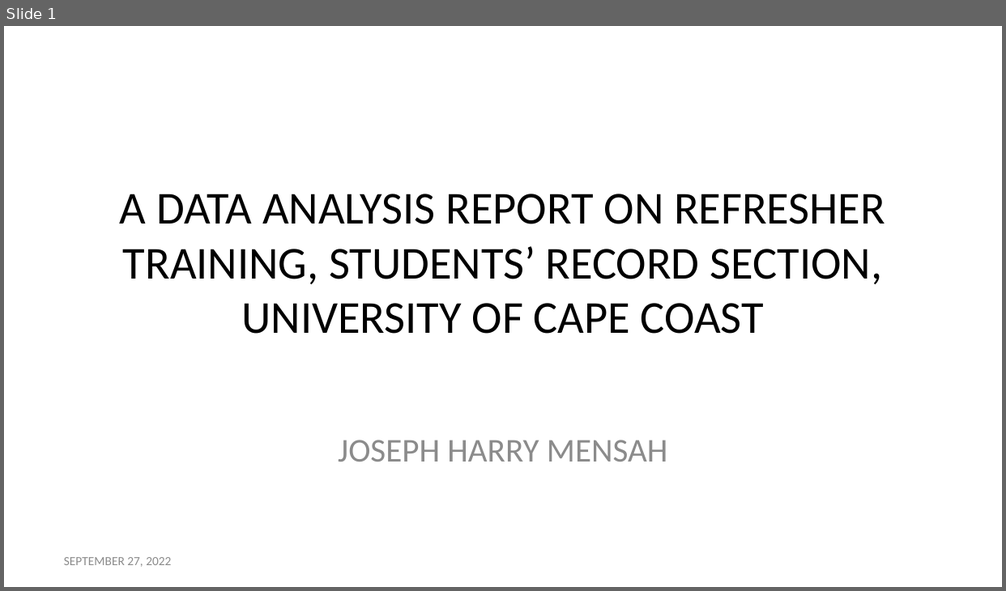
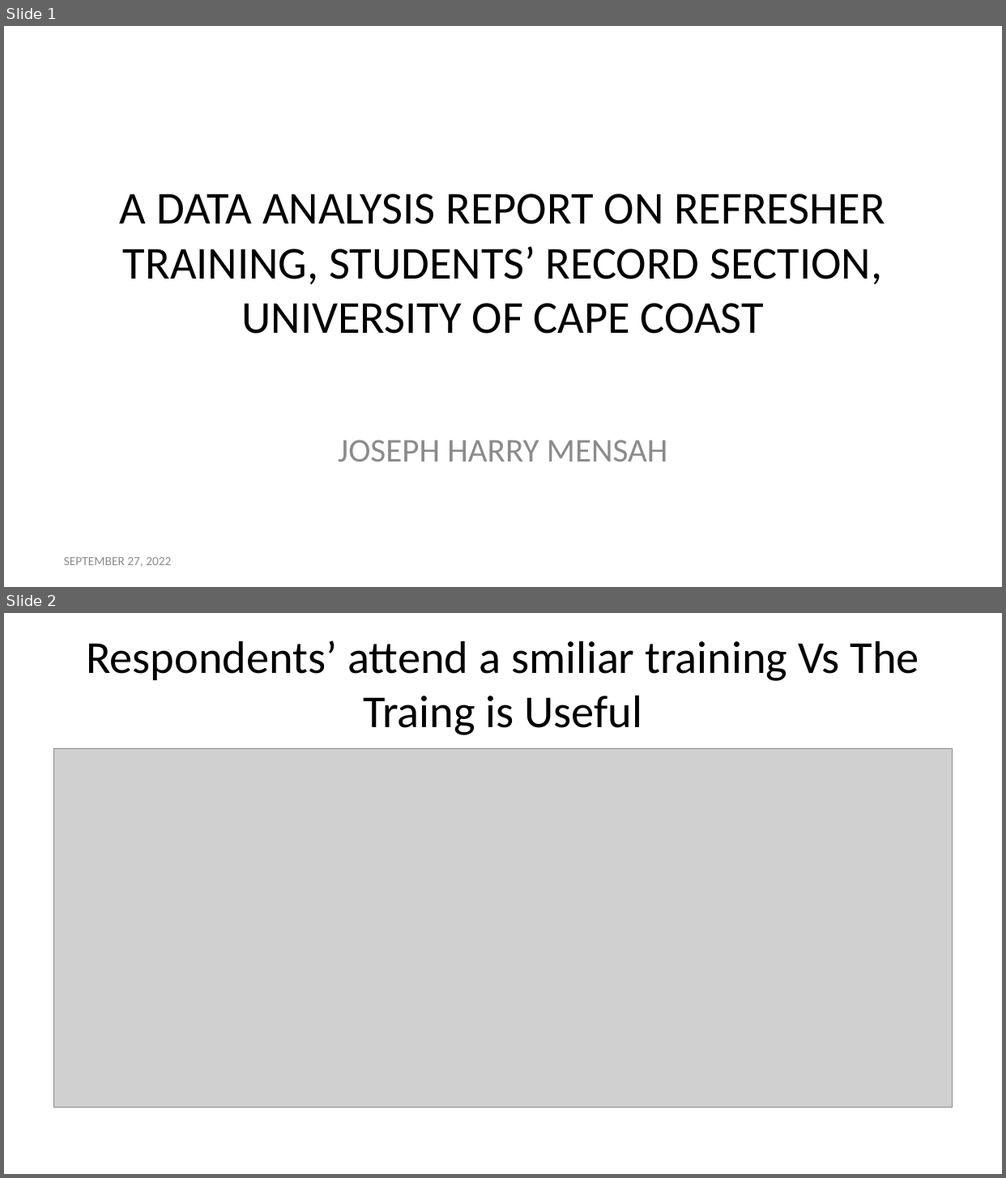
Before and after one commit to Harry6234/Data-Analyis-on-Refresher-Training, a slide deck: data_analysis_report_refresher_training.pptx. Shown one above the other, each under a label of ours: slide 1 before the commit, slides 1 and 2 after it. The pictures are 1006x591 and 1006x1178 pixels, drawn with LibreOffice and Linux fonts; fonts in the diff are those of the drawing; grey boxes stand for pictures. Boxes give left, top, right and bottom in pixels: in the first picture for what was removed or moved away, otherwise in the second. Text is boxed around its words. In the diff, an @@ line names an element or a change of style, - is before the commit and + after.

```diff
--- a/data_analysis_report_refresher_training.pptx
+++ b/data_analysis_report_refresher_training.pptx
@@ slide 2 added at [4, 613, 1002, 1174], background #FFFFFF @@
@@ title added at [86, 641, 919, 735], 33 pt, text #000000 @@
+Respondents’ attend a smiliar training Vs The Traing is Useful
@@ picture added at [54, 749, 952, 1108] @@
```
Also in this commit, not shown: 1 other slide added, 1 slide removed, 3 other files.
